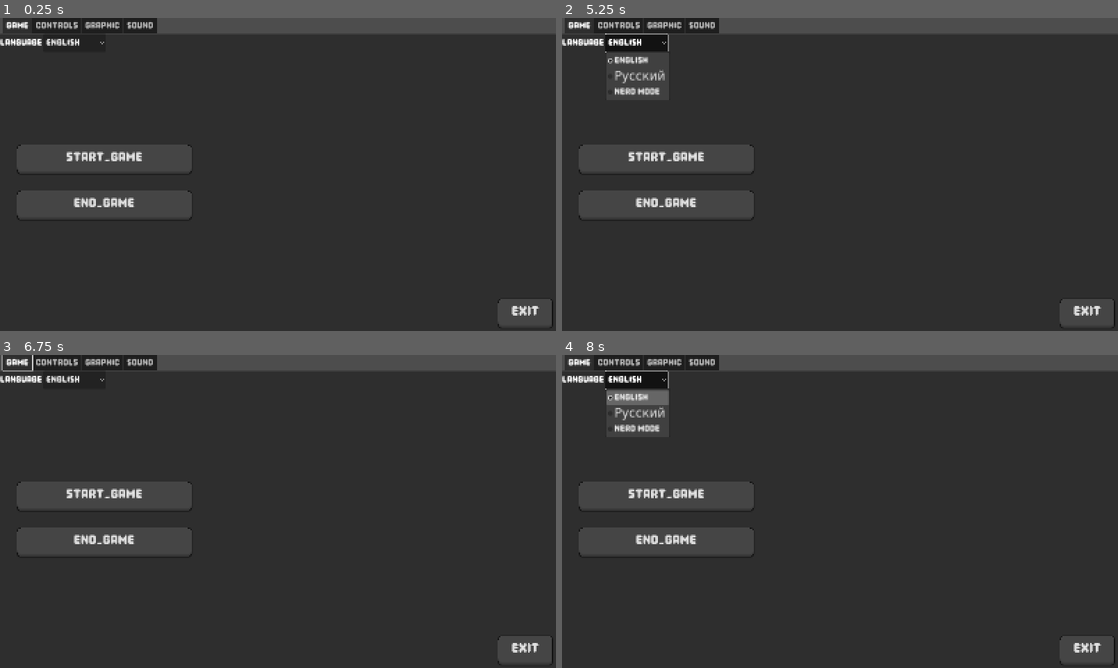
Above: before the commit, frames 1-4 (two rows, left to right).
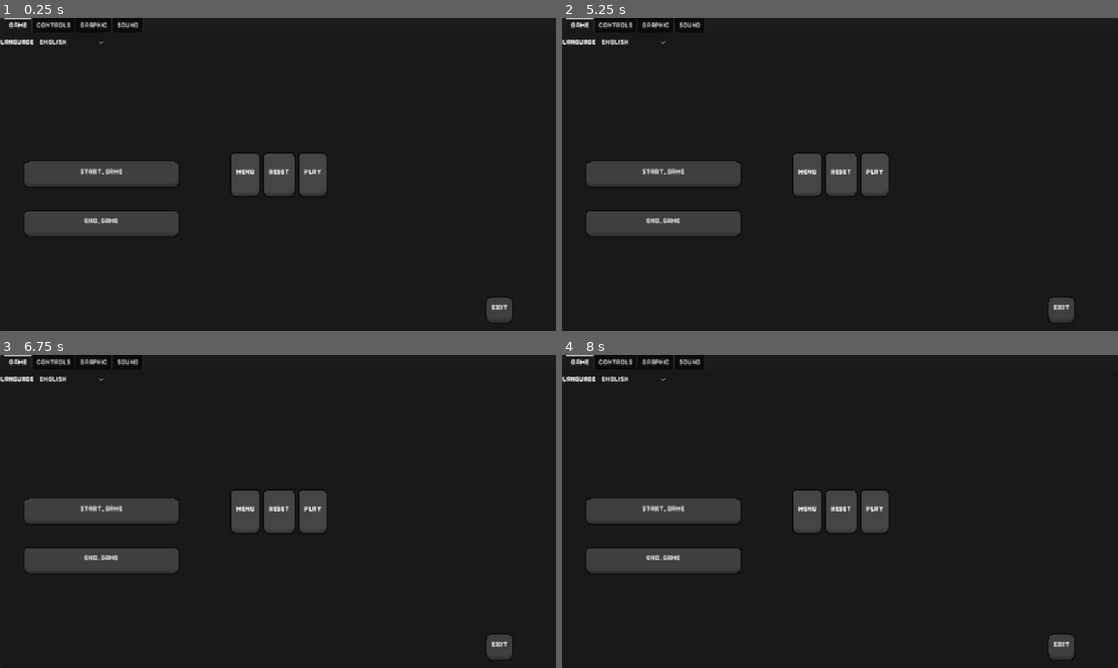
Above: after the commit, the same moments.

Repository: priyanshudebnath/GODOT_TEMPLATE
Game: Godot game, scene res://scenes/levels/main_game_tree.tscn
The game is run twice, just before and just after one commit, with the same random seed, the same clock (stepped at 60 frames per second) and the same inputs. Before the commit the project starts from res://scenes/settings/settings_ui.tscn.
Inputs (mouse positions are in pixels of both pictures, inside the frame that each line leads up to):
- Up to frame 1 (0.25 s): no input
- Up to frame 2 (5.25 s): click (806, 174) at 0.5 s, where only the run after the commit has a clickable "menu"; click (840, 174) at 1.25 s, where only the run after the commit has a clickable "reset"; click "Start_Game" at 2 s; click "Start_Game" at 2.75 s; click (873, 174) at 3.5 s, where only the run after the commit has a clickable "play"; click (873, 174) at 4.25 s, where only the run after the commit has a clickable "play"; click "English" at 5 s
- Up to frame 3 (6.75 s): click "End_Game" at 5.75 s; tap Enter at 6.5, 6.6 s; move the mouse to (400, 495) at 6.52 s; hold Right from 6.53 s (still down); click (400, 495) at 6.67 s
- Up to frame 4 (8 s): tap Space at 7.25 s; move the mouse to (728, 527) at 7.27 s; release Right at 7.28 s; hold Down from 7.28 s (still down); tap Keypad Enter at 7.35 s

The runs differ from the first frame. In frame 1, 11% of the frame differs, in the area x 0-100%, y 0-100%; in frame 2, 12%; in frame 3, 11%; in frame 4, 12%.

Commit message:
Scene beautification

Diff:
--- a/Godot_project/assets/Resources/Button/button.tres
+++ b/Godot_project/assets/Resources/Button/button.tres
@@ -7,7 +7,6 @@
 [sub_resource type="StyleBoxEmpty" id="StyleBoxEmpty_5iwua"]
 
 [resource]
-Button/font_sizes/font_size = 50
 Button/styles/focus = SubResource("StyleBoxEmpty_5iwua")
 Button/styles/hover = ExtResource("1_1djnk")
 Button/styles/normal = ExtResource("2_3ajvw")
--- a/Godot_project/assets/custom_resources/utility/rsettings_config.gd
+++ b/Godot_project/assets/custom_resources/utility/rsettings_config.gd
@@ -8,7 +8,8 @@
 @export_storage var LANGUAGES: Dictionary[String,String] = {
 	"English" = "en",
 	"Русский" = "ru",
-	"Nerd Mode" = "nm"
+	"Nerd Mode" = "nm",
+	"Nerd Mode Long" = "nml"
 	}:
 		get():
 			return LANGUAGES
@@ -130,7 +131,7 @@
 	InputMap.action_erase_events(action)
 	InputMap.action_add_event(action,action_map[action])
 	settings_changed.emit()
-	__print_mappings()
+	#__print_mappings()
 
 func default_keys_controls() -> void:
 	action_map = default_action_map.duplicate()
@@ -138,7 +139,7 @@
 		InputMap.action_erase_events(action)
 		InputMap.action_add_event(action,action_map[action])
 	settings_changed.emit()
-	__print_mappings()
+	#__print_mappings()
 
 func _volume_to_db(volume: float) -> float:
 	if volume <= 0:
@@ -172,7 +173,7 @@
 			if(!action_map.has(action) and action.substr(0,2) != "ui"):
 				action_map.set(action,InputMap.action_get_events(action)[0])
 				default_action_map.set(action,InputMap.action_get_events(action)[0])
-	__print_mappings()
+	#__print_mappings()
 
 func __print_mappings() -> void:
 	print("Defaults")
--- a/Godot_project/globals/Theme/Global.tres
+++ b/Godot_project/globals/Theme/Global.tres
@@ -1,5 +1,5 @@
 [gd_resource type="Theme" format=3 uid="uid://12mr6wnl67v2"]
 
 [resource]
-default_font_size = 35
+default_font_size = 20
 Control/font_sizes/font_size = 35
--- a/Godot_project/globals/scripts/event_bus.gd
+++ b/Godot_project/globals/scripts/event_bus.gd
@@ -1 +1,13 @@
 extends Node
+
+var fromMenuPause : bool = true :
+	get():
+		return fromMenuPause
+	set(value):
+		fromMenuPause = value
+
+var generalPause : bool = true :
+	get():
+		return generalPause
+	set(value):
+		generalPause = value
--- a/Godot_project/globals/scripts/global.gd
+++ b/Godot_project/globals/scripts/global.gd
@@ -14,7 +14,7 @@
 
 func _load_settings() -> void:
 	if(FileAccess.file_exists(settings_file_path)):
-		print("loading settings")
+		#print("loading settings")
 		_load_settings_from_file()
 	else:
 		print('Unavailable to find settings files. Load defaults.')
--- a/Godot_project/project.godot
+++ b/Godot_project/project.godot
@@ -12,7 +12,7 @@
 
 config/name="Godot Game Template"
 config/version="0.0.1"
-run/main_scene="uid://ldg2jq7gg87x"
+run/main_scene="uid://dhyx7njorpgav"
 config/use_custom_user_dir=true
 config/features=PackedStringArray("4.4", "GL Compatibility")
 config/icon="uid://liwxv083jv8i"
@@ -34,8 +34,6 @@
 
 [display]
 
-window/size/viewport_width=1600
-window/size/viewport_height=900
 window/size/resizable=false
 window/subwindows/embed_subwindows=false
 window/stretch/mode="canvas_items"
@@ -54,6 +52,8 @@
 
 theme/custom="uid://12mr6wnl67v2"
 theme/custom_font="uid://c322bulsaw8fv"
+theme/default_font_multichannel_signed_distance_field=true
+theme/default_font_generate_mipmaps=true
 
 [input]
 
@@ -91,7 +91,7 @@
 [internationalization]
 
 locale/translation_remaps={}
-locale/translations=PackedStringArray("res://assets/localiza …(84 unchanged characters)… template.ru.translation", "res://assets/Resources/Translations/funny.po")
+locale/translations=PackedStringArray("res://assets/localiza …(84 unchanged characters)… template.ru.translation", "res://assets/localizations/translation_template.nm.translation", "res://assets/localizations/translation_template.nml.translation")
 locale/translations_pot_files=PackedStringArray("res://scenes/settings/settings_ui.tscn", "res://scenes/settings/settin …(230 unchanged characters)…
 
 [rendering]
--- /dev/null
+++ b/Godot_project/scenes/levels/main_game_tree.gd
@@ -0,0 +1,9 @@
+extends Node
+class_name MainGameTree
+@onready var settings_menu: SettingsWindows = %settingsMenu
+@onready var pause_menu: CanvasLayer = %pauseMenu
+
+
+func _process(delta: float) -> void:
+	if Input.is_action_just_pressed("ui_cancel"):
+		pass
--- /dev/null
+++ b/Godot_project/scenes/levels/main_game_tree.tscn
@@ -0,0 +1,18 @@
+[gd_scene load_steps=4 format=3 uid="uid://dhyx7njorpgav"]
+
+[ext_resource type="PackedScene" uid="uid://ldg2jq7gg87x" path="res://scenes/settings/settings_ui.tscn" id="1_2ujrn"]
+[ext_resource type="Script" uid="uid://c8nmuqlf0fdpe" path="res://scenes/levels/main_game_tree.gd" id="1_ffl66"]
+[ext_resource type="PackedScene" uid="uid://ctgcnn0vj0h85" path="res://scenes/ui/pauseMenu.tscn" id="3_jebpb"]
+
+[node name="MainGameTree" type="Node"]
+process_mode = 3
+script = ExtResource("1_ffl66")
+
+[node name="settingsMenu" parent="." instance=ExtResource("1_2ujrn")]
+unique_name_in_owner = true
+
+[node name="pauseMenu" parent="." instance=ExtResource("3_jebpb")]
+unique_name_in_owner = true
+
+[node name="Game" type="Node" parent="."]
+process_mode = 1
--- /dev/null
+++ b/Godot_project/scenes/settings/player_ui.gd
@@ -0,0 +1,2 @@
+extends CanvasLayer
+class_name playerUI
--- /dev/null
+++ b/Godot_project/scenes/settings/player_ui.tscn
@@ -0,0 +1,6 @@
+[gd_scene load_steps=2 format=3 uid="uid://cl2d32oh2eqw5"]
+
+[ext_resource type="Script" uid="uid://yll7iv740c48" path="res://scenes/settings/player_ui.gd" id="1_hhwno"]
+
+[node name="PlayerUI" type="CanvasLayer"]
+script = ExtResource("1_hhwno")
--- a/Godot_project/scenes/settings/setting_windows/game_settings_ui.tscn
+++ b/Godot_project/scenes/settings/setting_windows/game_settings_ui.tscn
@@ -12,7 +12,6 @@
 grow_horizontal = 2
 grow_vertical = 2
 script = ExtResource("1_b0bv2")
-metadata/_edit_lock_ = true
 
 [node name="OptionsSettingsUi" parent="." instance=ExtResource("2_im2kc")]
 unique_name_in_owner = true
@@ -23,16 +22,13 @@
 offset_right = 60.0
 offset_bottom = 60.0
 options_name = "LANGUAGE"
-metadata/_edit_lock_ = true
 
 [node name="MarginContainer" type="MarginContainer" parent="."]
 layout_mode = 1
 anchors_preset = -1
-anchor_right = 1.0
-anchor_bottom = 1.0
-offset_top = 279.0
-offset_right = -999.0
-offset_bottom = -279.0
+anchor_top = 0.352
+anchor_right = 0.364
+anchor_bottom = 0.761
 grow_horizontal = 2
 grow_vertical = 2
 theme_override_constants/margin_left = 50
--- a/Godot_project/scenes/settings/settings_ui.tscn
+++ b/Godot_project/scenes/settings/settings_ui.tscn
@@ -7,11 +7,20 @@
 [ext_resource type="PackedScene" uid="uid://cohscvcbckpo0" path="res://scenes/settings/setting_windows/controls_settings_ui.tscn" id="3_vktl3"]
 [ext_resource type="Theme" uid="uid://ckmc2uhafvgvk" path="res://assets/Resources/Button/button.tres" id="6_vktl3"]
 
-[node name="CanvasLayer" type="CanvasLayer"]
+[node name="settingsMenu" type="CanvasLayer"]
 process_mode = 3
 script = ExtResource("1_av8nu")
 
-[node name="SettingsWindows" type="TabContainer" parent="."]
+[node name="Panel" type="Panel" parent="."]
+self_modulate = Color(0, 0, 0, 1)
+anchors_preset = 15
+anchor_right = 1.0
+anchor_bottom = 1.0
+grow_horizontal = 2
+grow_vertical = 2
+
+[node name="SettingsWindows" type="TabContainer" parent="Panel"]
+layout_mode = 1
 anchors_preset = 15
 anchor_right = 1.0
 anchor_bottom = 1.0
@@ -20,35 +29,35 @@
 current_tab = 0
 metadata/_edit_use_anchors_ = true
 
-[node name="GAME" parent="SettingsWindows" instance=ExtResource("2_cwu4w")]
+[node name="GAME" parent="Panel/SettingsWindows" instance=ExtResource("2_cwu4w")]
 layout_mode = 2
 metadata/_tab_index = 0
 
-[node name="CONTROLS" parent="SettingsWindows" instance=ExtResource("3_vktl3")]
+[node name="CONTROLS" parent="Panel/SettingsWindows" instance=ExtResource("3_vktl3")]
 visible = false
 layout_mode = 2
 metadata/_tab_index = 1
 
-[node name="GRAPHIC" parent="SettingsWindows" instance=ExtResource("2_x0p48")]
+[node name="GRAPHIC" parent="Panel/SettingsWindows" instance=ExtResource("2_x0p48")]
 visible = false
 layout_mode = 2
 metadata/_tab_index = 2
 
-[node name="SOUND" parent="SettingsWindows" instance=ExtResource("3_cwu4w")]
+[node name="SOUND" parent="Panel/SettingsWindows" instance=ExtResource("3_cwu4w")]
 visible = false
 layout_mode = 2
 metadata/_tab_index = 3
 
 [node name="ExitButton" type="Button" parent="."]
 unique_name_in_owner = true
-anchors_preset = 15
-anchor_right = 1.0
-anchor_bottom = 1.0
-offset_left = 1434.0
-offset_top = 809.0
-offset_right = -10.0
-offset_bottom = -9.0
+anchors_preset = -1
+anchor_left = 0.898
+anchor_top = 0.932
+anchor_right = 0.898
+anchor_bottom = 0.932
+offset_bottom = -6.10352e-05
 grow_horizontal = 2
 grow_vertical = 2
+size_flags_horizontal = 4
 theme = ExtResource("6_vktl3")
 text = "EXIT"
--- /dev/null
+++ b/Godot_project/scenes/ui/pauseMenu.tscn
@@ -0,0 +1,52 @@
+[gd_scene load_steps=2 format=3 uid="uid://ctgcnn0vj0h85"]
+
+[ext_resource type="Theme" uid="uid://ckmc2uhafvgvk" path="res://assets/Resources/Button/button.tres" id="1_unqsy"]
+
+[node name="pauseMenu" type="CanvasLayer"]
+
+[node name="ColorRect" type="ColorRect" parent="."]
+anchors_preset = 15
+anchor_right = 1.0
+anchor_bottom = 1.0
+grow_horizontal = 2
+grow_vertical = 2
+color = Color(0, 0, 0, 0.0901961)
+
+[node name="MarginContainer" type="MarginContainer" parent="."]
+anchors_preset = -1
+anchor_left = 0.4
+anchor_top = 0.4
+anchor_right = 0.6
+anchor_bottom = 0.6
+grow_horizontal = 2
+grow_vertical = 2
+theme_override_constants/margin_left = 20
+theme_override_constants/margin_top = 20
+theme_override_constants/margin_right = 20
+theme_override_constants/margin_bottom = 20
+
+[node name="HBoxContainer" type="HBoxContainer" parent="MarginContainer"]
+layout_mode = 2
+size_flags_horizontal = 4
+theme_override_constants/separation = 10
+
+[node name="menu" type="Button" parent="MarginContainer/HBoxContainer"]
+layout_mode = 2
+size_flags_horizontal = 3
+theme = ExtResource("1_unqsy")
+text = "menu"
+expand_icon = true
+
+[node name="reset" type="Button" parent="MarginContainer/HBoxContainer"]
+layout_mode = 2
+size_flags_horizontal = 3
+theme = ExtResource("1_unqsy")
+text = "reset"
+expand_icon = true
+
+[node name="play" type="Button" parent="MarginContainer/HBoxContainer"]
+layout_mode = 2
+size_flags_horizontal = 3
+theme = ExtResource("1_unqsy")
+text = "play"
+expand_icon = true
--- a/Godot_project/scenes/utility/loading_screen.tscn
+++ b/Godot_project/scenes/utility/loading_screen.tscn
@@ -51,9 +51,9 @@
 
 [sub_resource type="AnimationLibrary" id="AnimationLibrary_qsleh"]
 _data = {
-"RESET": SubResource("Animation_mn4ff"),
-"fade_to_black": SubResource("Animation_66jto"),
-"fade_to_normal": SubResource("Animation_xs08y")
+&"RESET": SubResource("Animation_mn4ff"),
+&"fade_to_black": SubResource("Animation_66jto"),
+&"fade_to_normal": SubResource("Animation_xs08y")
 }
 
 [node name="LoadingScreen" type="CanvasLayer"]
@@ -62,7 +62,7 @@
 [node name="AnimationPlayer" type="AnimationPlayer" parent="."]
 unique_name_in_owner = true
 libraries = {
-"": SubResource("AnimationLibrary_qsleh")
+&"": SubResource("AnimationLibrary_qsleh")
 }
 
 [node name="BackGround" type="ColorRect" parent="."]
Binary file removed: Godot_project/assets/Resources/Translations/funny.mo
Not shown, removed: Godot_project/assets/Resources/Translations/funny.po
Not shown, removed: Godot_project/assets/Resources/Translations/nerdStyle.pot
Binary file added: Godot_project/assets/icons/1-Hamburger-Menu-Icon.jpg
Not shown, added: Godot_project/assets/icons/1-Hamburger-Menu-Icon.jpg.import
Binary file added: Godot_project/assets/icons/5632370.png
Not shown, added: Godot_project/assets/icons/5632370.png.import
Binary file added: Godot_project/assets/icons/images.png
Not shown, added: Godot_project/assets/icons/images.png.import
Not shown, added: Godot_project/globals/scripts/scene_manager.gd.uid
Not shown, added: Godot_project/scenes/levels/main_game_tree.gd.uid
Not shown, added: Godot_project/scenes/settings/player_ui.gd.uid
(and 1 more such lines)
